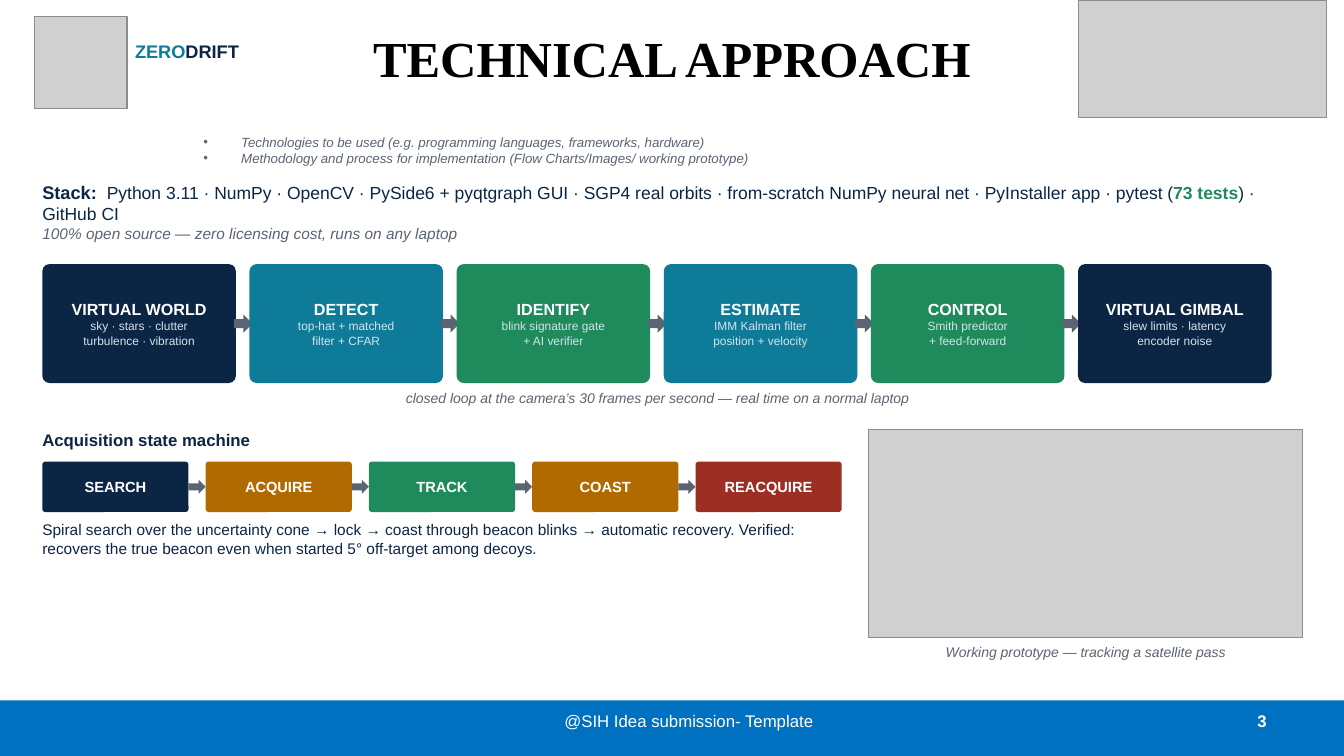
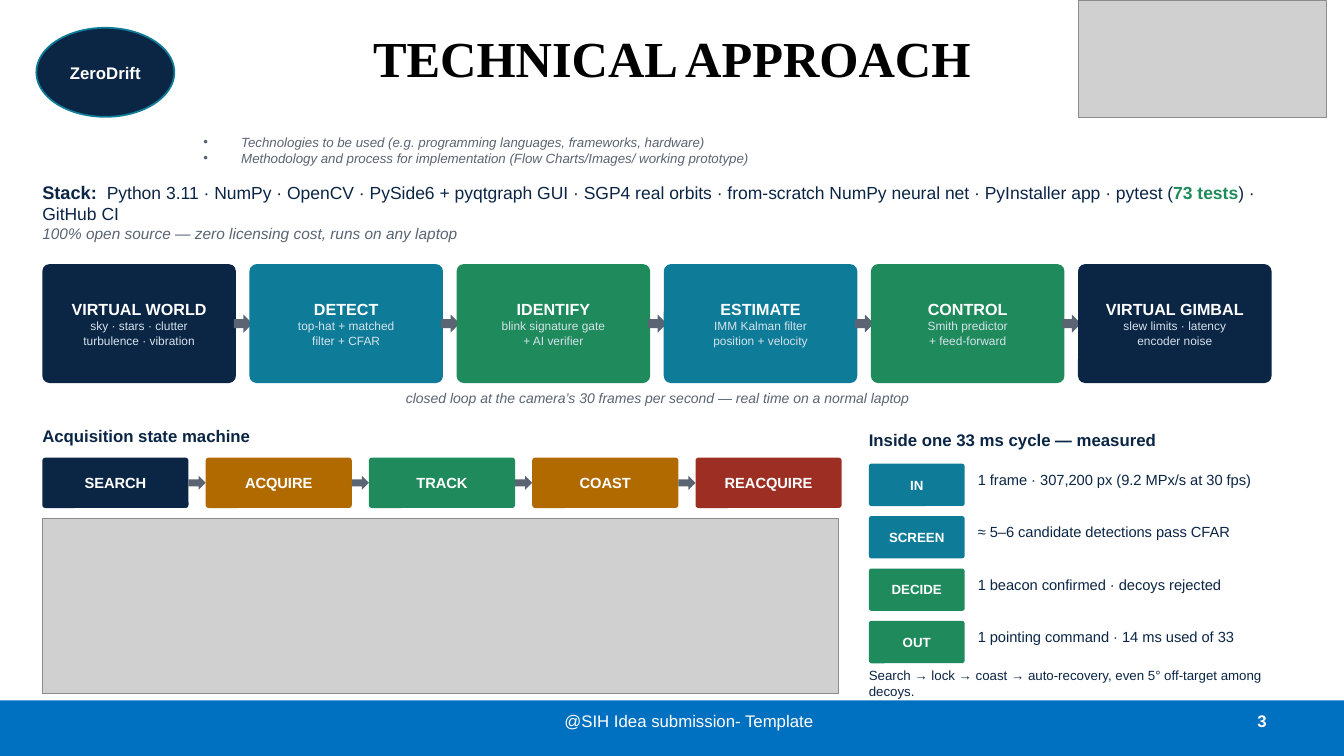
Before and after one commit to pranshukesavmishra/SIH2026, a slide deck: slide 3 of docs/submission/ZeroDrift_SIH26169.pptx. Drawn at 1344x756 pixels with LibreOffice and Linux fonts; fonts in the diff are those of the drawing; grey boxes stand for pictures. Boxes give left, top, right and bottom in pixels: in the first picture for what was removed or moved away, otherwise in the second. Text is boxed around its words. In the diff, an @@ line names an element or a change of style, - is before the commit and + after.

```diff
--- a/docs/submission/ZeroDrift_SIH26169.pptx
+++ b/docs/submission/ZeroDrift_SIH26169.pptx
@@ picture removed at box(34, 16, 127, 109) @@
@@ ellipse added at box(36, 28, 174, 117), fill #0B2545, outline #0E7C99 1.25 pt, 12 pt, text #FFFFFF, bold @@
+ZeroDrift
@@ text removed at box(135, 45, 239, 58) @@
-ZERODRIFT
@@ picture removed at box(869, 430, 1303, 637) @@
@@ text added at box(869, 434, 1156, 450), 12 pt, text #0B2545, bold @@
+Inside one 33 ms cycle — measured
@@ 5 rounded rectangles, 4 right arrows, 1 text: place and size @@
-5 rounded rectangles, 4 right arrows, 1 text at box(42, 434, 842, 512)
+5 rounded rectangles, 4 right arrows, 1 text at box(42, 430, 842, 508)
@@ rounded rectangle added at box(869, 464, 965, 506), fill #0E7C99, 9.5 pt, text #FFFFFF, bold @@
+IN
@@ text added at box(978, 474, 1251, 488), 10.5 pt, text #0B2545 @@
+1 frame · 307,200 px (9.2 MPx/s at 30 fps)
@@ text removed at box(42, 524, 795, 557) @@
-Spiral search over the uncertainty cone → lock → coast through beacon blinks → automatic recovery. Verified: recovers the true beacon even when started 5° off-target among decoys.
@@ picture added at box(42, 518, 839, 694) @@
@@ rounded rectangle added at box(869, 516, 965, 559), fill #0E7C99, 9.5 pt, text #FFFFFF, bold @@
+SCREEN
@@ text added at box(990, 526, 1230, 540), 10.5 pt, text #0B2545 @@
+≈ 5–6 candidate detections pass CFAR
@@ rounded rectangle added at box(869, 569, 965, 611), fill #1F8A5B, 9.5 pt, text #FFFFFF, bold @@
+DECIDE
@@ text added at box(978, 579, 1221, 593), 10.5 pt, text #0B2545 @@
+1 beacon confirmed · decoys rejected
@@ rounded rectangle added at box(869, 621, 965, 663), fill #1F8A5B, 9.5 pt, text #FFFFFF, bold @@
+OUT
@@ text removed at box(946, 647, 1226, 660) @@
-Working prototype — tracking a satellite pass
@@ text added at box(978, 631, 1234, 645), 10.5 pt, text #0B2545 @@
+1 pointing command · 14 ms used of 33
@@ text added at box(869, 670, 1262, 699), 9.5 pt, text #0B2545 @@
+Search → lock → coast → auto-recovery, even 5° off-target among decoys.
```
Also in this commit, not shown: 4 other slides changed, 2 other files.
